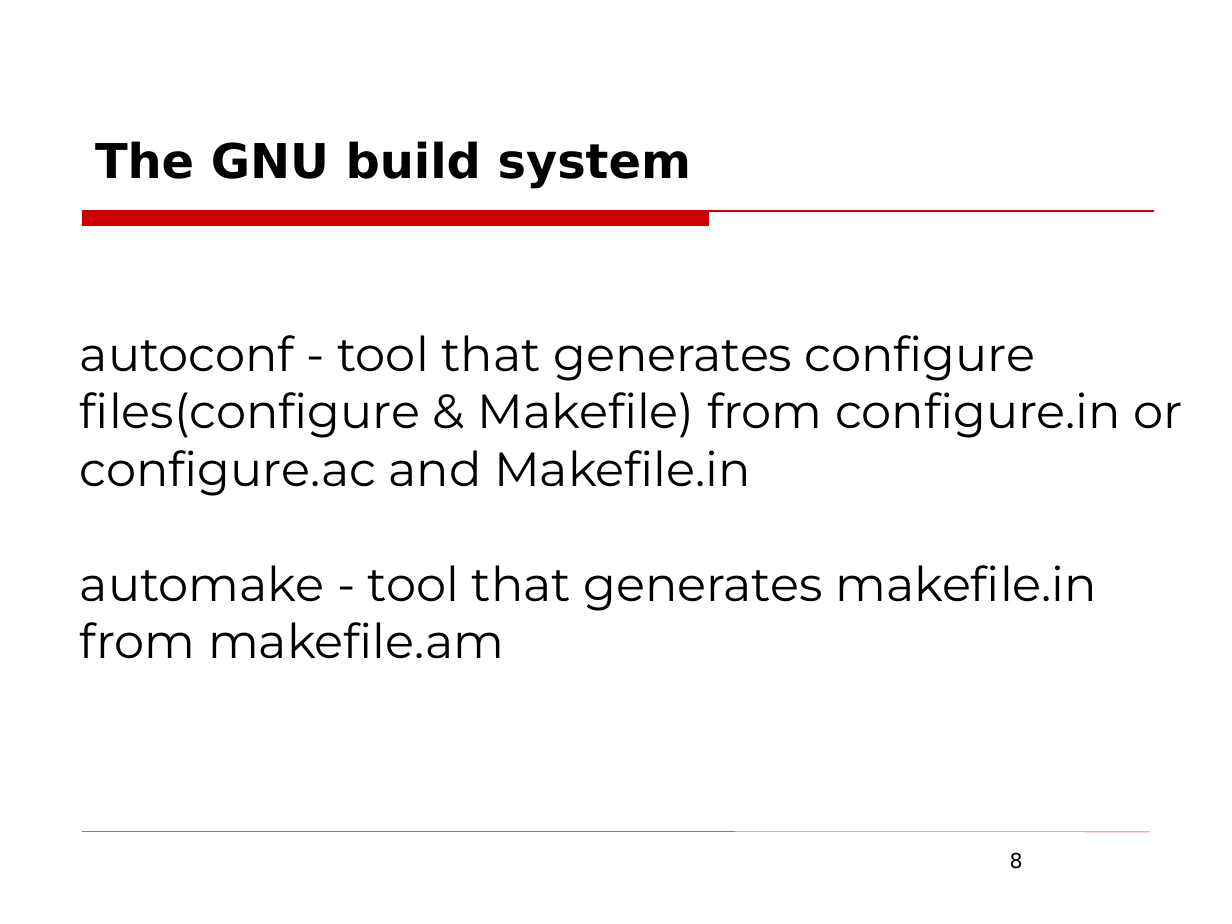
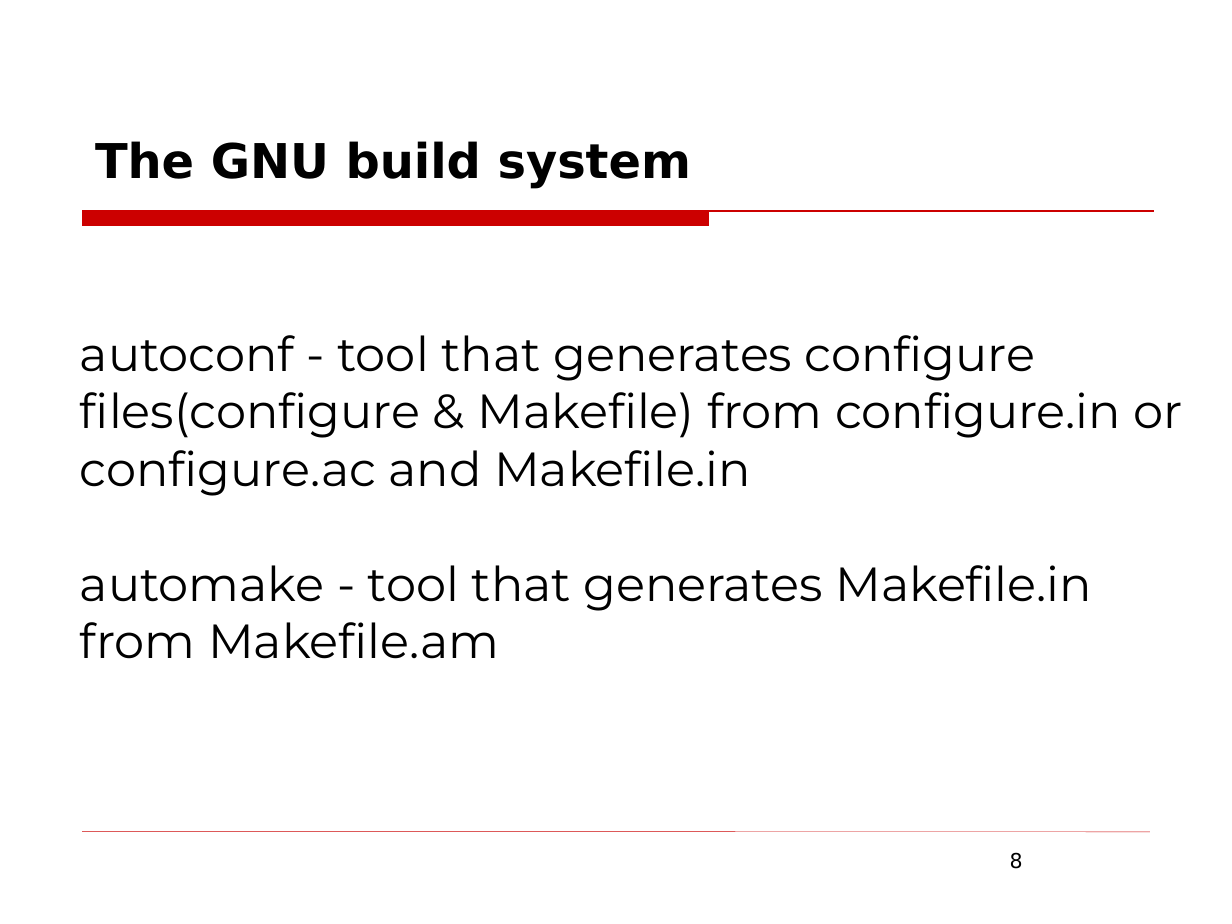
Before and after one commit to hackman/linux-sysadmin-course, a slide deck: slide 8 of presentations/linux-software-installation.odp. Drawn at 1232x924 pixels with LibreOffice and Linux fonts; fonts in the diff are those of the drawing; background and template pictures are left out. Boxes give left, top, right and bottom in pixels: in the first picture for what was removed or moved away, otherwise in the second. Text is boxed around its words. In the diff, an @@ line names an element or a change of style, - is before the commit and + after.

Commit message:
presentations/linux-software-installation.odp: Updated autoconf/automake slides

```diff
--- a/presentations/linux-software-installation.odp
+++ b/presentations/linux-software-installation.odp
@@ text at (x1=80, y1=565, x2=1092, y2=659): text changed @@
-automake - tool that generates makefile.in from makefile.am
+automake - tool that generates Makefile.in from Makefile.am
```
Also in this commit, not shown: 1 slide added.
